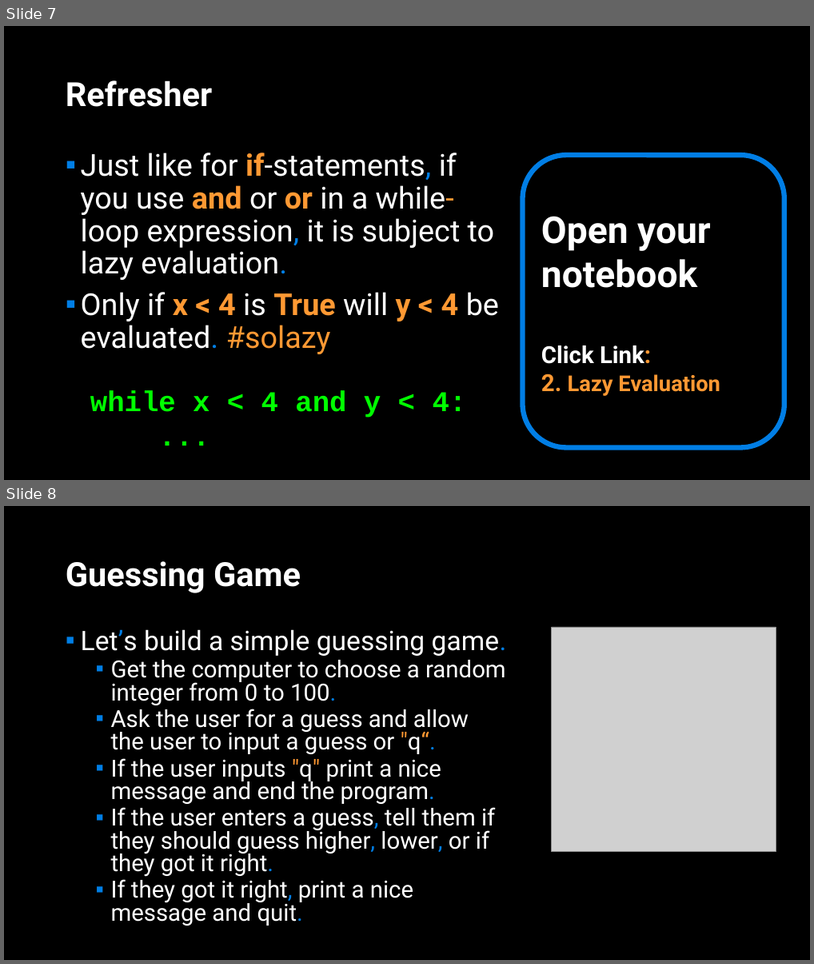
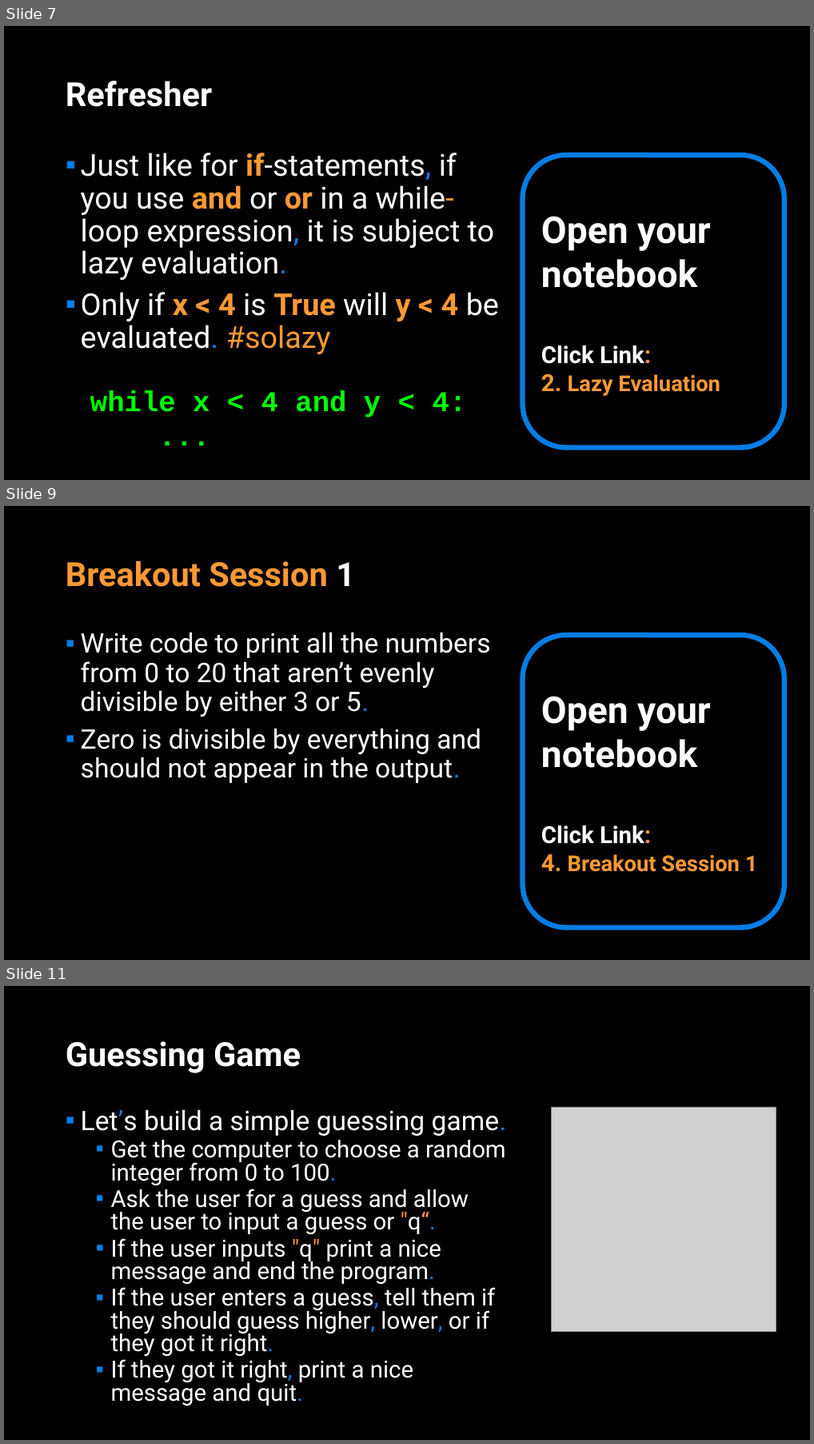
Before and after one commit to APS106/APS106-winter-2023-kinsella-goodfellow, a slide deck: lectures/week4/lecture2/slides/week4_lecture2.pptx. Shown one above the other, each under a label of ours: slides 7 and 8 before the commit, slides 7, 9 and 11 after it; the slides between them are not shown. The pictures are 814x964 and 814x1444 pixels, drawn with LibreOffice and Linux fonts; fonts in the diff are those of the drawing; grey boxes stand for pictures; background and template pictures are left out. Boxes give left, top, right and bottom in pixels: in the first picture for what was removed or moved away, otherwise in the second. Text is boxed around its words. In the diff, an @@ line names an element or a change of style, - is before the commit and + after.

```diff
--- a/lectures/week4/lecture2/slides/week4_lecture2.pptx
+++ b/lectures/week4/lecture2/slides/week4_lecture2.pptx
@@ slide 9 added at [4, 506, 810, 960], background picture (left out) @@
@@ title added at [66, 560, 355, 587], 39.6 pt, text #FF9933, bold @@
+Breakout Session 1
@@ text added at [81, 632, 491, 783], 32 pt, text #FFFFFF @@
+▪ Write code to print all the numbers from 0 to 20 that aren’t evenly divisible by either 3 or 5.
+▪ Zero is divisible by everything and should not appear in the output.
@@ rounded rectangle added at [523, 635, 785, 927], outline #017EE5 6 pt, 44 pt, text #FFFFFF, bold @@
+Open your notebook
+Click Link:
+4. Breakout Session 1
@@ what was slide 8 is now slide 11 @@
```
Also in this commit, not shown: 1 slide changed, 2 other slides added, 6 other files.
